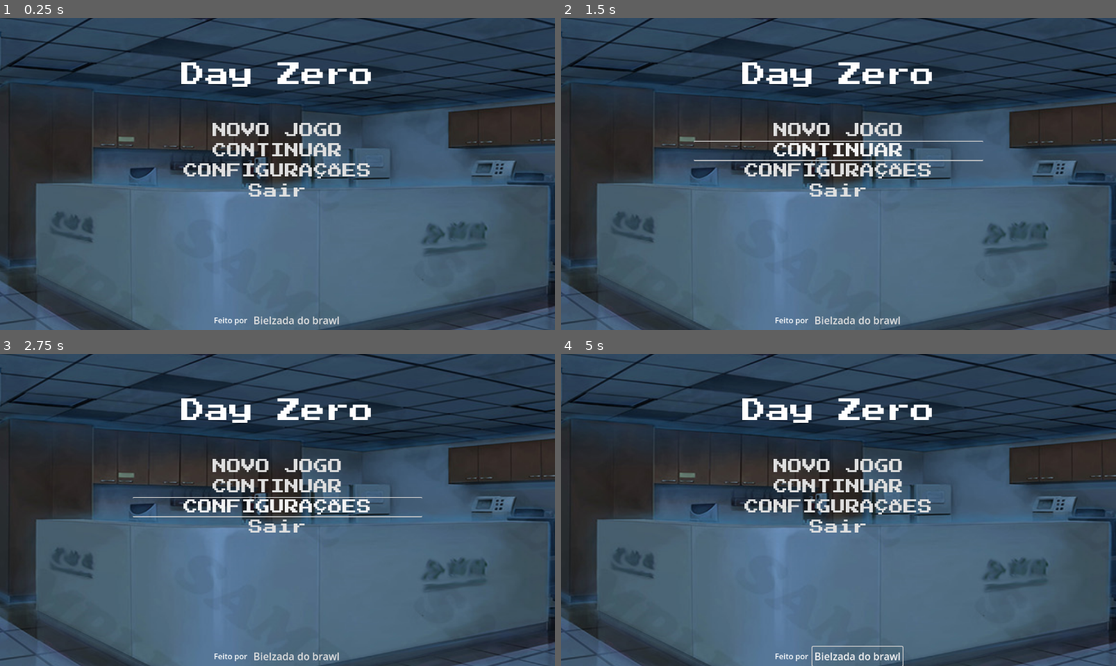
Above: before the commit, frames 1-4 (two rows, left to right).
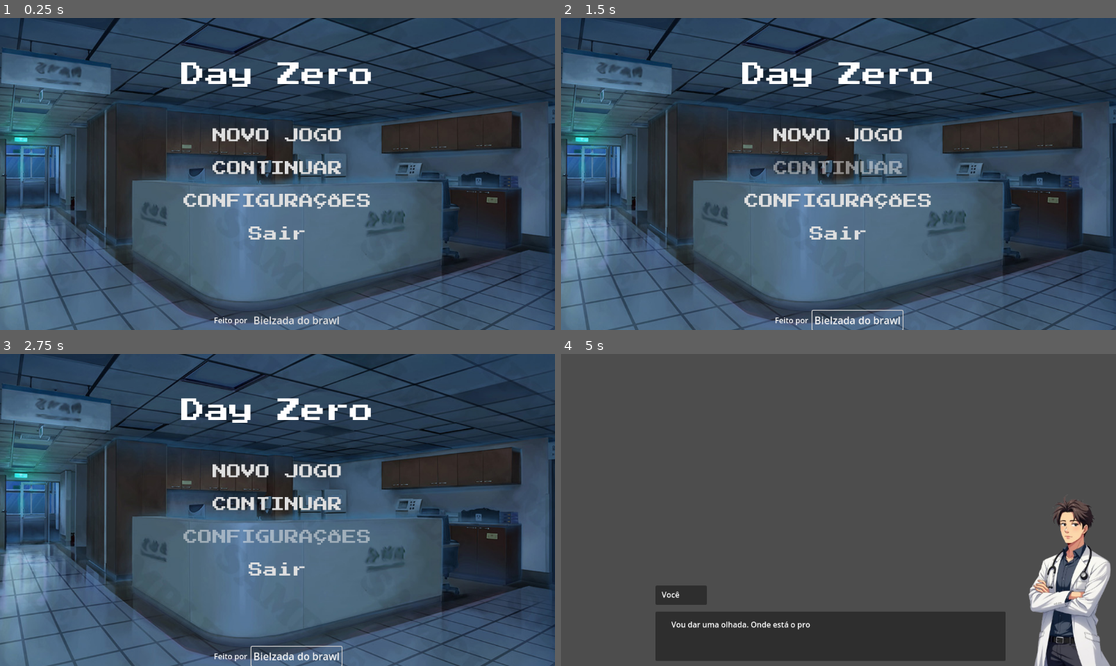
Above: after the commit, the same moments.

Repository: pmas98/Trabalho-Unifor-Jogos
Game: Godot game, scene res://control.tscn
Same seed, same stepped clock (60 frames per second), same inputs: the game is played once before the commit and once after it. This scene is started directly instead of the project's main scene.
Inputs (mouse positions are in pixels of both pictures, inside the frame that each line leads up to):
- Up to frame 1 (0.25 s): no input
- Up to frame 2 (1.5 s): click "Bielzada do brawl" at 0.5 s; click "CONTINUAR" at 1.25 s
- Up to frame 3 (2.75 s): click "CONFIGURAÇÕES" at 2 s
- Up to frame 4 (5 s): click "NOVO JOGO" at 2.75 s; click (838, 466) at 3.5 s, where only the run before the commit has a clickable "NOVO JOGO"; click (855, 656) at 4.25 s, where only the run before the commit has a clickable "Bielzada do brawl"

The runs differ from the first frame. In frame 1, 47% of the frame differs, in the area x 0-100%, y 0-100%; in frame 2, 48%; in frame 3, 48%; in frame 4, 96%.

Commit message:
Atualização no Menu

Diff:
--- /dev/null
+++ b/Menu.gd
@@ -0,0 +1,25 @@
+extends Control
+
+func _ready() -> void:
+	for button in get_tree().get_nodes_in_group("buttongroup"):
+		button.pressed.connect(Callable(self, "_on_button_pressed").bind(button))
+		button.mouse_exited.connect(Callable(self, "_on_mouse_interaction").bind(button, "exited"))
+		button.mouse_entered.connect(Callable(self, "_on_mouse_interaction").bind(button, "entered"))
+
+func _on_mouse_interaction(button: Button, state: String) -> void:
+	match state:
+		"exited":
+			button.modulate.a = 1.0
+		"entered":
+			button.modulate.a = 0.5
+
+func _on_button_pressed(button: Button) -> void:
+	match button.text:
+		"NOVO JOGO":
+			get_tree().change_scene_to_file("res://Chapters/Chapter1/Chapter1.tscn")
+		"CONTINUAR":
+			print("Lógica de continuar jogo ainda não implementada")
+		"CONFIGURACOES":
+			print("Abrir menu de configurações")
+		"SAIR":
+			get_tree().quit()
--- a/control.tscn
+++ b/control.tscn
@@ -1,5 +1,6 @@
-[gd_scene load_steps=3 format=3 uid="uid://c031i1etrg2n"]
+[gd_scene load_steps=4 format=3 uid="uid://c031i1etrg2n"]
 
+[ext_resource type="Script" path="res://Menu.gd" id="1_0fjlj"]
 [ext_resource type="Texture2D" uid="uid://cwq5unpjcuc7x" path="res://Assets/background.png" id="1_7telq"]
 [ext_resource type="FontFile" uid="uid://dhi0h2gdkf5aj" path="res://Assets/PressStart2P-Regular.ttf" id="1_rfaqq"]
 
@@ -10,16 +11,17 @@
 anchor_bottom = 1.0
 grow_horizontal = 2
 grow_vertical = 2
+script = ExtResource("1_0fjlj")
 
 [node name="Background" type="TextureRect" parent="."]
 layout_mode = 1
 anchors_preset = 15
 anchor_right = 1.0
 anchor_bottom = 1.0
-offset_left = -384.0
-offset_top = -108.0
-offset_right = 384.0
-offset_bottom = 108.0
+offset_left = -3.0
+offset_top = -9.0
+offset_right = 6.0
+offset_bottom = 6.0
 grow_horizontal = 2
 grow_vertical = 2
 texture = ExtResource("1_7telq")
@@ -78,34 +80,42 @@
 
 [node name="VBoxContainer" type="VBoxContainer" parent="MainContainer/HBoxContainer"]
 clip_contents = true
-custom_minimum_size = Vector2(600, 300)
+custom_minimum_size = Vector2(600, 400)
 layout_mode = 2
+size_flags_horizontal = 4
 size_flags_vertical = 8
+theme_override_constants/separation = 30
 alignment = 1
 
-[node name="Button" type="Button" parent="MainContainer/HBoxContainer/VBoxContainer" groups=["buttongroup"]]
+[node name="Novo Jogo" type="Button" parent="MainContainer/HBoxContainer/VBoxContainer" groups=["buttongroup"]]
 layout_mode = 2
+focus_mode = 0
 theme_override_fonts/font = ExtResource("1_rfaqq")
 theme_override_font_sizes/font_size = 30
+action_mode = 0
 text = "NOVO JOGO"
 flat = true
 
-[node name="Button2" type="Button" parent="MainContainer/HBoxContainer/VBoxContainer" groups=["buttongroup"]]
+[node name="Continuar" type="Button" parent="MainContainer/HBoxContainer/VBoxContainer" groups=["buttongroup"]]
 layout_mode = 2
+focus_mode = 0
 theme_override_fonts/font = ExtResource("1_rfaqq")
 theme_override_font_sizes/font_size = 30
+action_mode = 0
 text = "CONTINUAR"
 flat = true
 
-[node name="Button3" type="Button" parent="MainContainer/HBoxContainer/VBoxContainer" groups=["buttongroup"]]
+[node name="Configuracoes" type="Button" parent="MainContainer/HBoxContainer/VBoxContainer" groups=["buttongroup"]]
 layout_mode = 2
+focus_mode = 0
 theme_override_fonts/font = ExtResource("1_rfaqq")
 theme_override_font_sizes/font_size = 30
 text = "CONFIGURAÇÕES"
 flat = true
 
-[node name="Button4" type="Button" parent="MainContainer/HBoxContainer/VBoxContainer" groups=["buttongroup"]]
+[node name="Sair" type="Button" parent="MainContainer/HBoxContainer/VBoxContainer" groups=["buttongroup"]]
 layout_mode = 2
+focus_mode = 0
 theme_override_fonts/font = ExtResource("1_rfaqq")
 theme_override_font_sizes/font_size = 30
 text = "Sair"
